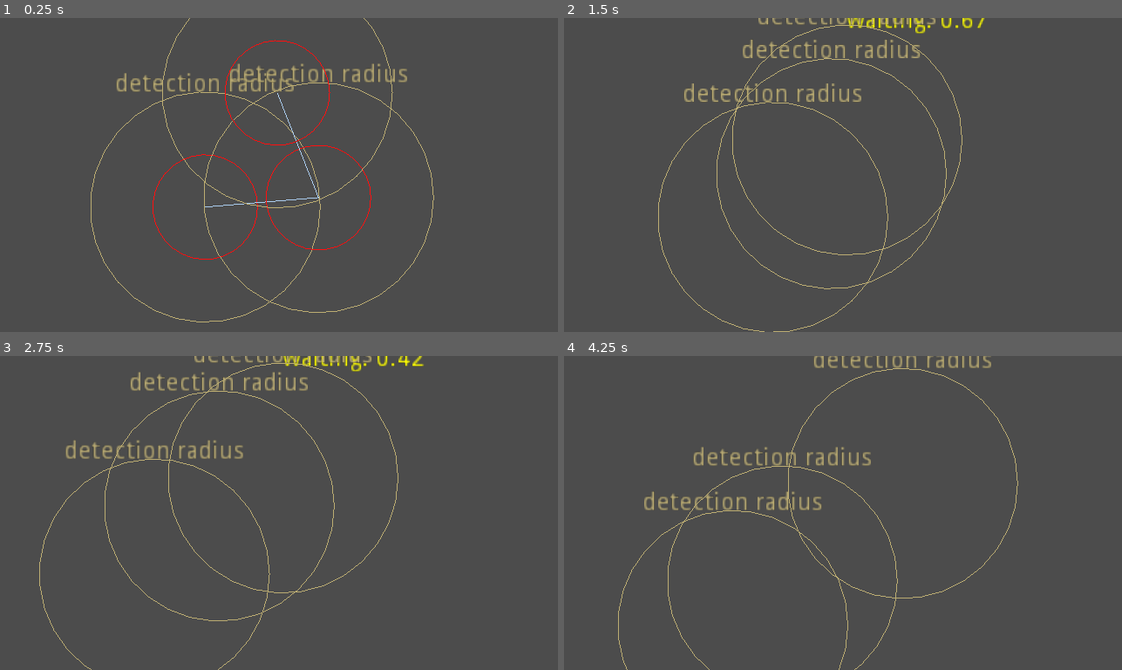
Above: before the commit, frames 1-4 (two rows, left to right).
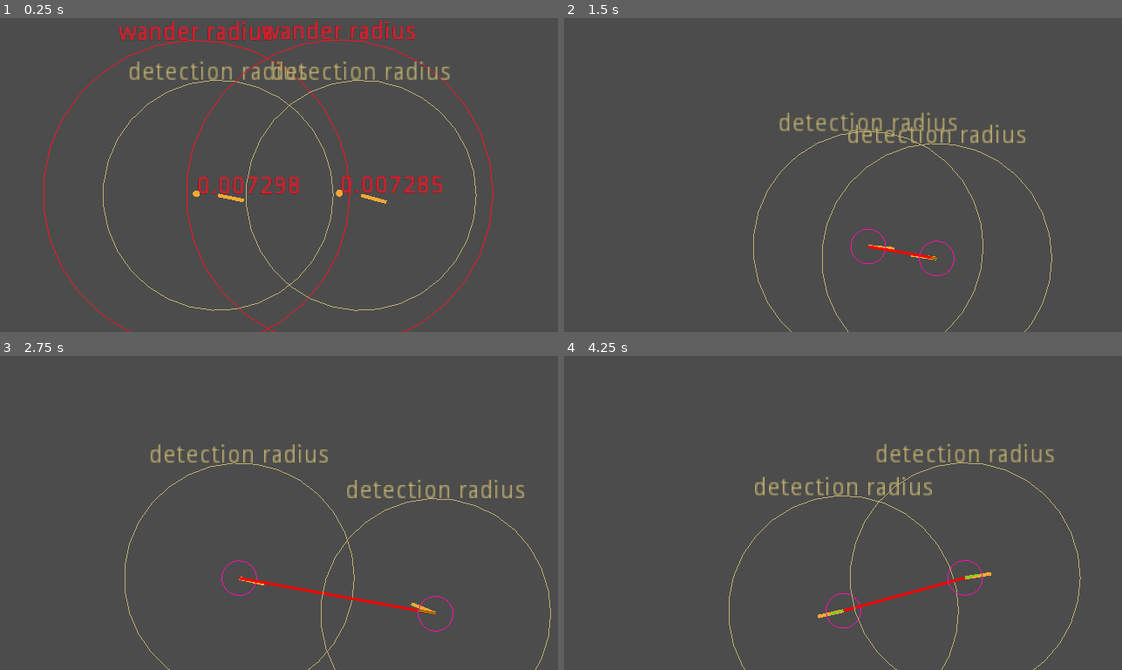
Above: after the commit, the same moments.

Repository: OceanBoy612/SimpleRPG
Game: Godot game, scene res://Code/Enemies/~testing attack/TestingAttack.tscn
The game is run twice, just before and just after one commit, with the same random seed, the same clock (stepped at 60 frames per second) and the same inputs. The project has no main scene, so this scene is started directly.
Inputs (mouse positions are in pixels of both pictures, inside the frame that each line leads up to):
- Up to frame 1 (0.25 s): no input
- Up to frame 2 (1.5 s): tap Enter (ui_accept) at 0.5, 0.77 s; move the mouse to (965, 159) at 0.52 s; hold Right (ui_right) 0.53-1.28 s; move the mouse to (731, 190) at 1.27 s; hold Down (ui_down) from 1.28 s (still down)
- Up to frame 3 (2.75 s): tap Enter (ui_accept) at 1.52 s; move the mouse to (334, 443) at 2.02 s; release Down (ui_down) at 2.03 s; hold Right (ui_right) from 2.03 s (still down)
- Up to frame 4 (4.25 s): move the mouse to (815, 575) at 2.77 s; release Right (ui_right) at 2.78 s; hold Up (ui_up) 2.78-3.53 s; tap Enter (ui_accept) at 3.02, 3.77 s; move the mouse to (1010, 560) at 3.52 s; hold Left (ui_left) from 3.53 s (still down)

The runs differ from the first frame. In frame 1, 6.8% of the frame differs, in the area x 7-89%, y 0-100%; in frame 2, 4.6%; in frame 3, 4.6%; in frame 4, 4.5%.

Commit message:
improved the steering behavior for the NPC
Now oscillates between attack and steering behavior. Theoretically the cycle ends when one dies...

Diff:
--- a/src/Code/Enemies/NPC.tscn
+++ b/src/Code/Enemies/NPC.tscn
@@ -1,26 +1,37 @@
-[gd_scene load_steps=9 format=2]
+[gd_scene load_steps=12 format=2]
 
 [ext_resource path="res://Code/Enemies/States.gd" type="Script" id=1]
 [ext_resource path="res://Code/Enemies/wait_action.gd" type="Script" id=2]
 [ext_resource path="res://Code/Enemies/wander_action.gd" type="Script" id=3]
 [ext_resource path="res://Code/Enemies/detection_radius.gd" type="Script" id=4]
 [ext_resource path="res://Code/Enemies/attack.gd" type="Script" id=5]
+[ext_resource path="res://Code/Enemies/steering.gd" type="Script" id=6]
+[ext_resource path="res://Code/Entities/CombatEntity.gd" type="Script" id=7]
 
 [sub_resource type="CircleShape2D" id=1]
 radius = 3.80636
 
+[sub_resource type="Curve" id=3]
+_data = [ Vector2( 0, 0 ), 0.0, 0.0234765, 0, 0, Vector2( 1, 1 ), 2.8841, 0.0, 0, 0 ]
+
 [sub_resource type="Curve" id=2]
-_data = [ Vector2( 0.42623, 0 ), 0.0, 0.0, 0, 0, Vector2( 1, 1 ), 0.0, 0.0, 0, 0 ]
+_data = [ Vector2( 0, 0 ), 0.0, 0.0, 0, 0, Vector2( 1, 1 ), 0.0, 0.0, 0, 0 ]
 
-[sub_resource type="CircleShape2D" id=3]
+[sub_resource type="CircleShape2D" id=4]
 radius = 66.0
 
 [node name="NPC" type="KinematicBody2D"]
 position = Vector2( 161, 96 )
+collision_layer = 4
+collision_mask = 7
+script = ExtResource( 7 )
 __meta__ = {
 "nearby": [  ],
 "spawn_point": Vector2( 161, 96 )
 }
+DEBUG = true
+faction = 4
+hostile_factions = 4
 
 [node name="CollisionShape2D" type="CollisionShape2D" parent="."]
 shape = SubResource( 1 )
@@ -36,20 +47,29 @@
 
 [node name="Wander" type="Node2D" parent="StateMachine"]
 script = ExtResource( 3 )
+DEBUG = true
 max_distance = 88
-curve = SubResource( 2 )
+curve = SubResource( 3 )
+
+[node name="Steering" type="Node2D" parent="StateMachine"]
+script = ExtResource( 6 )
+DEBUG = true
+target_curve = SubResource( 2 )
+target_min = 0
 
 [node name="Attack" type="Node2D" parent="StateMachine"]
 script = ExtResource( 5 )
 DEBUG = true
 
 [node name="DetectionRadius" type="Area2D" parent="."]
+collision_layer = 0
+collision_mask = 6
 script = ExtResource( 4 )
 DEBUG = true
 radius = 66
 
 [node name="CollisionShape2D" type="CollisionShape2D" parent="DetectionRadius"]
 visible = false
-shape = SubResource( 3 )
+shape = SubResource( 4 )
 
 [connection signal="entity_entered" from="DetectionRadius" to="StateMachine" method="_on_DetectionRadius_entity_entered"]
--- a/src/Code/Enemies/States.gd
+++ b/src/Code/Enemies/States.gd
@@ -24,14 +24,12 @@
 
 """
 
-onready var kb = get_parent() as KinematicBody2D
+onready var kb = get_parent() as Entity
 var state: State
 #onready var spawn_pos : Vector2 = kb.global_position
 
 
 func _ready():
-	kb.set_meta("spawn_point", kb.global_position)
-
 	if not Engine.editor_hint:
 #		_start_random_state()
 		state = $Wander
@@ -56,21 +54,53 @@
 	if not _is_entity_hostile(entity):
 		return
 
+	## TESTING
+	state.emit_signal("completed")
+	return
+	## TESTING
+
+
 	# stop wandering
 	state.disconnect("completed", self, "_state_completed")
 	state.disable()
 
 	# go into the alert state.
+#	state = get_node_or_null("Alert")
+#	assert(state, "No Alert state")
+#	_start_state(false)
+#	yield(state, "completed")
+#	state.disable()
+
+	# go to the steering state.
+	state = get_node_or_null("Steering")
+	assert(state, "No steering state")
+	_start_state(false)
+	yield(state, "completed")
+	state.disable()
 
 	# go into the attack state
 	state = get_node_or_null("Attack")
 	assert(state, "No attack state")
-	_start_state()
+	_start_state(true)
 
 
 func _state_completed():
 	state.disable()
-	_start_random_state()
+	# TODO: add intelligence to the state choosing logic
+	if state.name == "Wait":
+		state = $Wander
+	elif state.name == "Wander" or state.name == "Attack":
+		if (kb as CombatEntity).target_nearest_enemy():
+			state = $Steering
+		else:
+			state = $Wait
+	elif state.name == "Steering":
+		state = $Attack
+	else:
+		assert(false, "wtf")
+
+	_start_state()
+#	_start_random_state()
 
 ### Callbacks ###
 
@@ -82,13 +112,14 @@
 	_start_state()
 
 
-func _start_state():
-	if not state.is_connected("completed", self, "_state_completed"):
-		state.connect("completed", self, "_state_completed")
-	else:
-		print("Warn: Repeating the %s state" % state.name)
+func _start_state(_connect=true):
+	if _connect:
+		if not state.is_connected("completed", self, "_state_completed"):
+			state.connect("completed", self, "_state_completed")
+		else:
+			print("Warn: Repeating the %s state" % state.name)
 	state.enable(kb, 112.5)
-	print("started: ", state.name)
+	print("%s started: %s" % [kb.name, state.name])
 
 
 func _is_entity_hostile(entity) -> bool:
--- a/src/Code/Enemies/attack.gd
+++ b/src/Code/Enemies/attack.gd
@@ -7,38 +7,36 @@
 ends
 """
 
-var target
-var speed = 30
-var dir: Vector2
-export var attack_range = 30
-
-func on_enable():
-	# choose the closest target
-	target = null
-	if kb.has_meta("nearby"):
-		var max_dist: float
-		for entity in kb.get_meta("nearby"):
-			var dist = entity.global_position.distance_to(global_position)
-			if not target or dist < max_dist:
-				target = entity
-				max_dist = dist
-	assert(target, "no target for attack found")
-	print("TARGET FOUND: %s" % target.name)
+#func on_enable():
+#	target_nearest_enemy()
+#
+#	if not kb.target: # no target found
+#		print("Couldn't find a target for Attack")
+#		emit_signal("completed")
 
 
 func _physics_process(delta):
+	print("hi")
 	if Engine.editor_hint:
 		set_physics_process(false)
 		return
 
-	# walk towards the target
-	dir = target.global_position-global_position
-	kb.move_and_collide(dir.normalized() * delta * speed)
-	# when within range attack
-	if dir.length() < attack_range:
-		emit_signal("completed")
-
-	update()
+	(kb as CombatEntity).last_attack_time = 0
+	(kb as CombatEntity).target = null
+	print("completed")
+	emit_signal("completed")
+#
+#	# walk towards the target
+#	var to_target = kb.target.global_position-global_position
+#	kb.move_dir = to_target
+#
+#	# when within range attack
+#	if to_target.length() < kb.attack_range:
+#		kb.target = null
+#		kb.move_dir = Vector2()
+#		emit_signal("completed")
+#
+#	update()
 
 
 ### Helpers ###
@@ -54,5 +52,5 @@
 	if not DEBUG:
 		return
 
-	draw_line(Vector2(), dir, Color("#abcdef"))
-	draw_arc(Vector2(), attack_range, 0, 2*PI, 32, Color("#ff1111"))
+	# TODO: This should move to the CombatEntity debug class
+	draw_arc(Vector2(), kb.attack_range, 0, 2*PI, 32, Color("#ff1111"))
--- a/src/Code/Enemies/detection_radius.gd
+++ b/src/Code/Enemies/detection_radius.gd
@@ -10,27 +10,30 @@
 export(int, 10, 300) var radius = 150 setget set_radius
 
 
-onready var kb = get_parent() as KinematicBody2D
+onready var kb = get_parent() as Entity
 
 
 func _ready():
-	kb.set_meta("nearby", [])
 	connect("body_entered", self, "_on_DetectionRadius_body_entered")
 	connect("body_exited", self, "_on_DetectionRadius_body_exited")
 
 
 
 func _on_DetectionRadius_body_entered(body):
+	if not body is Entity: # TODO: Should have a collision mask for entities...
+		return
 	if body == kb:
 		return
-	kb.get_meta("nearby").append(body)
+	kb.nearby.append(body)
 	emit_signal("entity_entered", body)
 
 
 func _on_DetectionRadius_body_exited(body):
+	if not body is Entity: # TODO: Should have a collision mask for entities...
+		return
 	if body == kb:
 		return
-	kb.get_meta("nearby").erase(body)
+	kb.nearby.erase(body)
 	emit_signal("entity_exited", body)
 
 
--- a/src/Code/Enemies/state.gd
+++ b/src/Code/Enemies/state.gd
@@ -5,11 +5,11 @@
 signal completed
 
 
-export var DEBUG = false setget set_DEBUG
+export var DEBUG: bool = false setget set_DEBUG
 
 
-var kb: KinematicBody2D
-var default_font = Control.new().get_font("font") # just get the default font
+var kb: Entity
+var default_font: Font = Control.new().get_font("font") # just get the default font
 
 
 func _ready():
@@ -23,7 +23,7 @@
 func on_enable():
 	pass
 
-func enable(_kb: KinematicBody2D, max_time: float):
+func enable(_kb: Entity, max_time: float):
 	set_process(true)
 	set_physics_process(true)
 	show()
@@ -42,3 +42,5 @@
 func set_DEBUG(value):
 	DEBUG = value
 	update()
+
+### Helpers ###
--- /dev/null
+++ b/src/Code/Enemies/steering.gd
@@ -0,0 +1,120 @@
+extends State
+
+
+"""
+uses the kb's 'nearby' array to determine context dependent steering
+can be used to create strafing, running, etc...
+"""
+
+
+export(Curve) var hostile_curve
+export(int, 0, 500, 5) var enemy_min = 20
+export(int, 0, 500, 5) var enemy_max = 100
+
+export(Curve) var neutral_curve
+export(int, 0, 500, 5) var neutral_min = 20
+export(int, 0, 500, 5) var neutral_max = 100
+
+export(Curve) var ally_curve
+export(int, 0, 500, 5) var ally_min = 20
+export(int, 0, 500, 5) var ally_max = 100
+
+export(Curve) var target_curve
+export(int, 0, 500, 5) var target_min = 20
+export(int, 0, 500, 5) var target_max = 100
+
+
+var attra_vectors = []
+var repel_vectors = []
+
+var noise = OpenSimplexNoise.new()
+var _place = 0
+
+func on_ready():
+	randomize()
+	noise.seed = randi()
+	noise.octaves = 4
+	noise.period = 20.0
+	noise.persistence = 0.8
+
+#func on_enable():
+#	kb.target_nearest_enemy()
+
+
+func _physics_process(delta):
+	pass
+	var ckb = kb as CombatEntity
+	var can_attack = ckb.last_attack_time >= ckb.attack_cooldown
+
+	attra_vectors = []
+	repel_vectors = []
+
+	# for each nearby element
+	for ele in ckb.nearby + [ckb.target]:
+		pass
+		# create a vector pointing at and away from the element
+		var between = ele.global_position - global_position
+		var attra: Vector2 = between.normalized()
+#		var repel: Vector2 = between.normalized().rotated(PI)
+		# scale that vectors between [0, 1] based on attraction/repulsion
+		attra = map_far(ele, attra, get_type(ele))
+
+		# reverse the target attraction if can't attack
+		if not can_attack:
+			attra *= -1
+
+		# add to arrays
+		attra_vectors.append(attra)
+#		repel_vectors.append(repel)
+
+	# combine the vectors to one super vector
+	var super_vector = Helpers.reduce(attra_vectors, funcref(Helpers, "sum"))
+	# move along super vector with noise
+	var ang = noise.get_noise_1d(_place) # [-0.5, 0.5]
+	_place += 0.14
+	kb.move_dir = super_vector.rotated(ang * 1.1).normalized()
+	# stop steering if in range for attack
+	var in_range = ckb.global_position.distance_to(ckb.target.global_position) < ckb.attack_range
+	if in_range and can_attack:
+		kb.move_dir = Vector2() # TODO: stop moving when change state by default?
+		emit_signal("completed")
+	## DEBUG
+	update()
+
+### Helpers ###
+
+func map_far(ele, attra: Vector2, type: String) -> Vector2:
+	var dist = ele.global_position.distance_to(global_position)
+	var percent = inverse_lerp(target_min, target_max, clamp(dist, target_min, target_max))
+	var curve = get("%s_curve" % type) as Curve
+	var weight = curve.interpolate(percent)
+	return attra * weight
+
+###
+
+func get_type(ele) -> String:
+	var c_kb: CombatEntity = kb as CombatEntity
+
+	if ele == c_kb.target:
+		return "target"
+	elif ele.faction & c_kb.hostile_factions:
+		return "enemy"
+	elif ele.faction & c_kb.faction:
+		return "ally"
+	else:
+		return "neutral"
+
+
+### DEBUG ###
+
+func _draw():
+	if not DEBUG:
+		return
+
+	var gizmo_rad = 10
+	draw_arc(Vector2(), gizmo_rad, 0, 2*PI, 24, Color("#ff11ab"))
+
+	for v in attra_vectors:
+		draw_line(Vector2(), v*gizmo_rad, Color("#00ff00"))
+	for v in repel_vectors:
+		draw_line(Vector2(), v*gizmo_rad, Color("#ff0000"))
--- /dev/null
+++ b/src/Code/Enemies/testing factions/test.gd
@@ -0,0 +1,12 @@
+extends Node
+
+export(int, FLAGS, "A", "B", "C") var e1 = 0
+export(int, FLAGS, "A", "B", "C") var e2 = 0
+
+
+func _ready():
+	print("and ", e1 & e2)
+	print("or  ", e1 | e2)
+	print("xor ", e1 ^ e2)
+
+	pass # Replace with function body.
--- /dev/null
+++ b/src/Code/Enemies/testing factions/test.tscn
@@ -0,0 +1,8 @@
+[gd_scene load_steps=2 format=2]
+
+[ext_resource path="res://Code/Enemies/testing factions/test.gd" type="Script" id=1]
+
+[node name="Node" type="Node"]
+script = ExtResource( 1 )
+e1 = 1
+e2 = 6
--- a/src/Code/Enemies/wait_action.gd
+++ b/src/Code/Enemies/wait_action.gd
@@ -19,6 +19,6 @@
 func _draw():
 	if not DEBUG: return
 	# draws the time remaining
-	draw_string(default_font, Vector2(0, -64),
+	draw_string(default_font, Vector2(20, -32),
 			"waiting: %.2f" % [wait_time-curr_time],
 			Color("#ffff00"))
--- a/src/Code/Enemies/wander_action.gd
+++ b/src/Code/Enemies/wander_action.gd
@@ -18,9 +18,7 @@
 var _place = 0
 var random_dir: Vector2
 var home_dir: Vector2
-var summed_dir: Vector2
-
-onready var travel_dir: Vector2 = Vector2(1,0).rotated(randi() % 6)
+var home_pull: float
 
 
 func on_ready():
@@ -31,27 +29,34 @@
 	noise.persistence = 0.8
 	update()
 
+func on_enable():
+	kb.move_dir = Vector2(1,0)
+
 
 func _physics_process(delta):
 	if Engine.editor_hint:
 		set_physics_process(false)
 		return
 
-	home_dir = kb.get_meta("spawn_point") - kb.global_position
+	home_dir = kb.spawn_point - kb.global_position
 	var normed = lerp(0, 1, home_dir.length() / max_distance)
-	var attenuated = curve.interpolate(normed)
-	home_dir = home_dir.normalized() * attenuated * 2.0
+	home_pull = curve.interpolate(normed)
+#	print(home_pull)
+#	var attenuated = curve.interpolate(normed)
+#	home_dir = home_dir.normalized() * attenuated * 2.0
 
 	# get random direction
 	var ang = noise.get_noise_1d(_place) # [-0.5, 0.5]
-	_place += 0.04
+	_place += 0.24
 	var scaled_ang = ( (ang+0.0) ) * PI * 2 # [-PI, PI]
 
-	travel_dir = travel_dir.linear_interpolate(home_dir, 0.15).normalized()
+#	kb.move_dir = kb.move_dir.linear_interpolate(home_dir, home_pull).normalized()
+#	var new_angle = lerp(kb.move_dir.angle(), home_dir.angle(), home_pull)
+#	kb.move_dir.rotated(new_angle - kb.move_dir.angle())
 
-	summed_dir = travel_dir.rotated(scaled_ang).normalized()
+	kb.move_dir += home_dir.normalized() * home_pull * 0.2
 
-	kb.move_and_collide(30 * summed_dir * delta)
+	kb.move_dir = kb.move_dir.rotated(ang*0.1).normalized()
 
 	update()
 
@@ -64,15 +69,15 @@
 	if Engine.editor_hint:
 		center = Vector2()
 	else:
-		center = kb.get_meta("spawn_point")-global_position
+		center = kb.spawn_point-global_position
 
-	draw_line(Vector2(), home_dir*60, Color("#f7aa34"), 2.0)
-	draw_line(Vector2(), summed_dir*60, Color("#f7faf4"), 2.0)
+	draw_line(Vector2(), home_dir.normalized()*home_pull*30, Color("#f7aa34"), 2.0)
 
 	draw_circle(center, 2, Color("#f7aa34"))
 
 	var str_size: Vector2 = default_font.get_string_size("wander radius")
 	draw_string(default_font, center+Vector2(-str_size.x/2, -max_distance), "wander radius", Color("#ff1122"))
+	draw_string(default_font, center, "%s"%home_pull, Color("#ff1122"))
 	draw_arc(center, max_distance, 0, 2*PI, 32, Color("#ff1122"), 1.0)
 
 
--- a/src/Code/Enemies/~testing attack/TestingAttack.tscn
+++ b/src/Code/Enemies/~testing attack/TestingAttack.tscn
@@ -5,10 +5,7 @@
 [node name="Node2D" type="Node2D"]
 
 [node name="NPC" parent="." instance=ExtResource( 1 )]
-position = Vector2( 118.676, 103.939 )
+position = Vector2( 112.665, 100.757 )
 
 [node name="NPC2" parent="." instance=ExtResource( 1 )]
-position = Vector2( 190.094, 103.231 )
-
-[node name="NPC3" parent="." instance=ExtResource( 1 )]
-position = Vector2( 153.678, 39.9455 )
+position = Vector2( 194.69, 100.402 )
--- /dev/null
+++ b/src/Code/Entities/CombatEntity.gd
@@ -0,0 +1,58 @@
+extends Entity
+class_name CombatEntity
+
+
+enum Factions {
+	Player = 1,
+	Neutral = 2,
+	Faction1 = 4,
+	Faction2 = 8,
+}
+export(int, FLAGS, "Player", "Neutral", "Faction1", "Faction2") var faction
+export(int, FLAGS, "Player", "Neutral", "Faction1", "Faction2") var hostile_factions
+
+
+var health: float = 10
+var stamina: float = 10
+var target = null # : CombatEntity <- except cyclic issue
+
+var last_attack_time: float = 999
+export(int) var attack_range = 25
+export(float) var attack_cooldown = 1.0
+
+
+func on_physics_process(delta):
+	last_attack_time += delta
+
+
+func on_draw():
+	if target:
+		draw_line(Vector2(), target.global_position-global_position, Color("#ff0000"), 1.5)
+
+
+
+
+
+func target_nearest_enemy():
+	# sets target to the nearest nearby hostile Entity if one exists
+	var _target: Entity
+	var max_dist: float
+	for e in nearby:
+		var entity = e as Entity
+
+		if entity.faction & hostile_factions == 0:
+			# entity is not hostile
+			continue
+
+		var dist = entity.global_position.distance_to(global_position)
+		if not _target or dist < max_dist:
+			_target = entity
+			max_dist = dist
+
+	if _target:
+		print("Targeting: %s" % _target.name)
+		target = _target
+		return true
+	else:
+		print("No hostile targets found")
+		return false
--- /dev/null
+++ b/src/Code/Entities/Entity.gd
@@ -0,0 +1,49 @@
+extends KinematicBody2D
+class_name Entity
+
+
+export(bool) var DEBUG = false
+
+
+onready var spawn_point: Vector2 = global_position
+
+
+var look_dir: Vector2 setget set_look
+var move_dir: Vector2 setget set_move
+var speed: float = 50.0
+var nearby: Array = []
+
+### Vars ###
+
+func _physics_process(delta):
+	move_and_slide(move_dir * speed)
+	update()
+	on_physics_process(delta)
+
+func on_physics_process(delta):
+	pass
+
+func _draw():
+	if not DEBUG:
+		return
+
+	draw_line(Vector2(), move_dir*15, Color("#f7aa34"), 2.0)
+	draw_line(Vector2(), look_dir*15, Color("#3400ff"), 2.0)
+
+	for e in nearby:
+		var ent = e # as Entity # cyclic
+		draw_line(Vector2(), ent.global_position-global_position, Color("#00ffaa"), 1.0)
+
+	on_draw()
+
+func on_draw():
+	pass
+
+
+### Setters ###
+
+func set_look(v: Vector2) -> void:
+	look_dir = v.normalized()
+
+func set_move(v: Vector2) -> void:
+	move_dir = v.normalized()
--- /dev/null
+++ b/src/Code/helpers.gd
@@ -0,0 +1,52 @@
+class_name Helpers
+
+static func read_json_file(json_file_path : String) -> Dictionary:
+	var file = File.new()
+	file.open(json_file_path, File.READ)
+	var json = JSON.parse(file.get_as_text()).result
+	file.close()
+	return json
+
+### Python lambda functions ###
+
+"""
+Usage:
+Helpers.reduce(array, funcref(Helpers, "larger"))
+"""
+
+static func reduce(input: Array, function: FuncRef, base=null):
+	var accumulator = base
+	var index = 0
+	if not base and input.size() > 0:
+		accumulator = input[0]
+		index = 1
+	while index < input.size():
+		accumulator = function.call_func(accumulator, input[index])
+		index += 1
+	return accumulator
+
+static func map(input: Array, function: FuncRef) -> Array:
+	var result = []
+	result.resize(input.size())
+	for i in range(input.size()):
+		result[i] = function.call_func(input[i])
+	return result
+
+static func filter(input: Array, function: FuncRef) -> Array:
+	var result = []
+	for ele in input:
+		if function.call_func(ele):
+			result.append(ele)
+	return result
+
+### Python lambda functions ###
+
+### Helpers for the Python Lambda functions ###
+
+static func sum(a, b):
+	return a + b
+
+static func larger(n1, n2):
+	return n1 if n1 > n2 else n2
+
+### Helpers for the Python Lambda functions ###
--- a/src/project.godot
+++ b/src/project.godot
@@ -14,6 +14,11 @@
 "language": "GDScript",
 "path": "res://Code/dialogue/characters/Character.gd"
 }, {
+"base": "Entity",
+"class": "CombatEntity",
+"language": "GDScript",
+"path": "res://Code/Entities/CombatEntity.gd"
+}, {
 "base": "Interaction",
 "class": "DialogueAction",
 "language": "GDScript",
@@ -28,6 +33,16 @@
 "class": "DialoguePlayer",
 "language": "GDScript",
 "path": "res://Code/dialogue/DialoguePlayer.gd"
+}, {
+"base": "KinematicBody2D",
+"class": "Entity",
+"language": "GDScript",
+"path": "res://Code/Entities/Entity.gd"
+}, {
+"base": "Reference",
+"class": "Helpers",
+"language": "GDScript",
+"path": "res://Code/helpers.gd"
 }, {
 "base": "Area2D",
 "class": "Interactable",
@@ -61,9 +76,12 @@
 } ]
 _global_script_class_icons={
 "Character": "",
+"CombatEntity": "",
 "DialogueAction": "",
 "DialogueBox": "",
 "DialoguePlayer": "",
+"Entity": "",
+"Helpers": "",
 "Interactable": "",
 "Interaction": "",
 "LocalMap": "",
